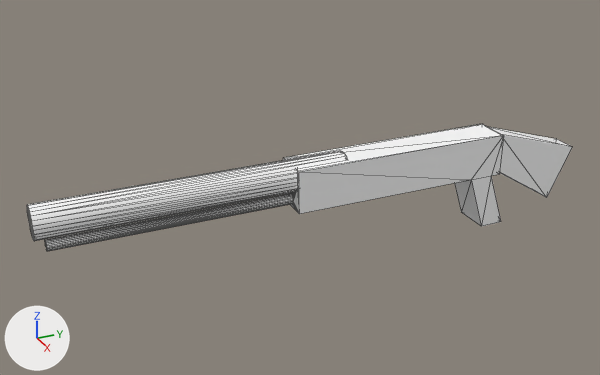
One commit to the FBX model ShootToThrill/ShootToThrillContent/Modèle/Shotgun.fbx: the scene before it, then after it.
Before and after are seen from a camera (50 mm lens) standing at (0.582, -0.25, 0.285) and looking at (0.0, 0.012, -0.006). Arrows for +X, +Y and +Z are at lower left; the lights stay in place. Mesh edges are drawn as thin lines. Where no turn or scale is listed for an object, it has been applied to the vertices. Vertices at the same position are counted once.

The first picture shows 'group_0_002'.
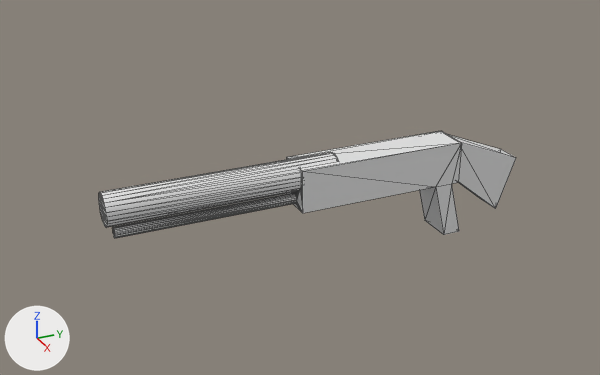
Where the newer file only moved an object's origin or applied its transform, the numbers keep the older frame.

The change in detail:
Material 'material_004' (mat_material_004) changes colour from white #ffffff to white #e7e7e7; in linear values from (1.0, 1.0, 1.0) to (0.8, 0.8, 0.8).
me_group_0_002 has 145 vertices, 310 faces and spans x 0.001..0.033, y 0.0..0.485, z 0.0..0.09.
me_group_0_002 is used by ob_group_0_002; location (0.0, -0.2073, -0.0627).
me_group_0_002 part 1: the whole mesh is scaled about its middle by (1, 0.761, 1), then moved by (0.0, -0.006, 0.0).

Location of each change, (x1, y1, x2, y2) in pixels of the pictures (600 x 375 px):
'group_0_002', recoloured, mesh rescaled (23% narrower, 16% shorter): before (27, 124, 572, 251); after (99, 131, 516, 238)
